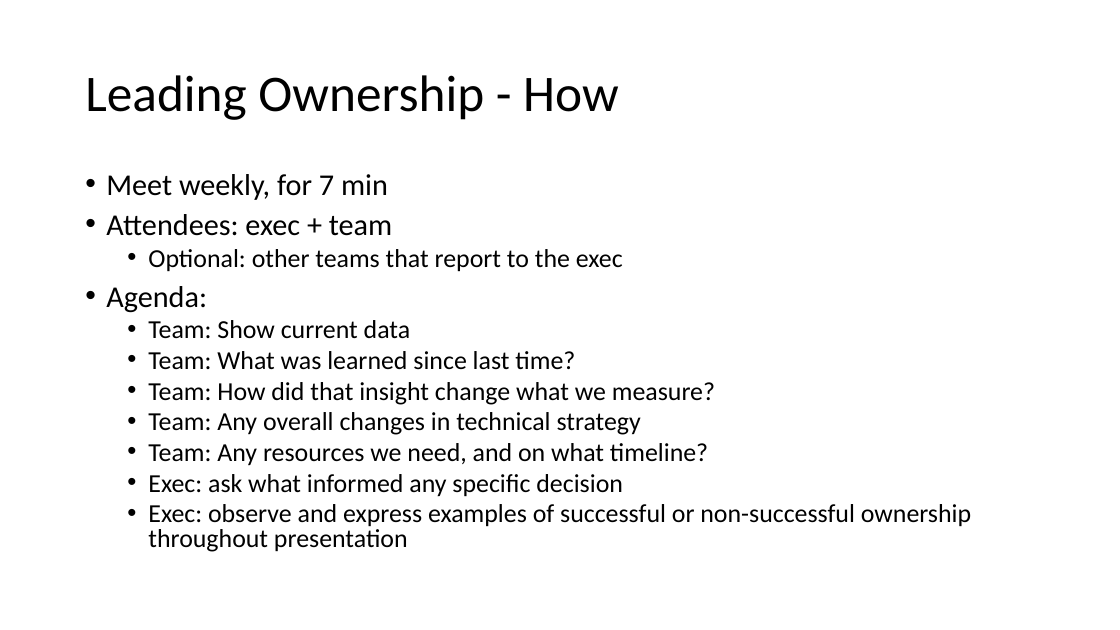
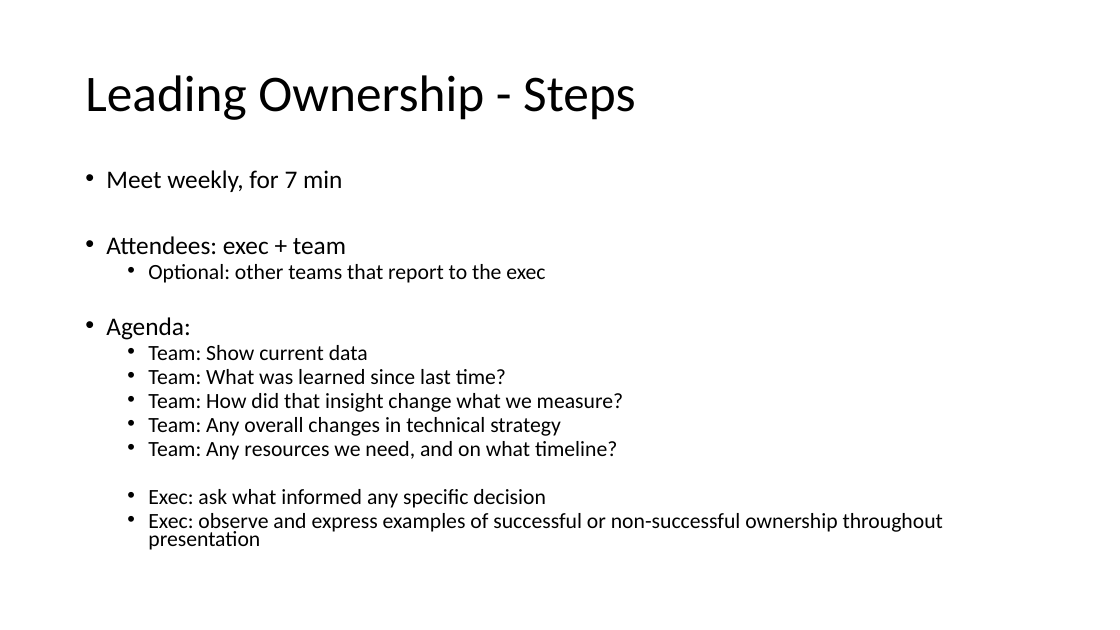
Before and after one commit to arlobelshee/Presentations, a slide deck: slide 29 of leading technical debt/gogo keynote - data-driven leadership to solve technical debt.pptx (slide 28 before the commit). Drawn at 1120x630 pixels with LibreOffice and Linux fonts; fonts in the diff are those of the drawing. Boxes give left, top, right and bottom in pixels: in the first picture for what was removed or moved away, otherwise in the second. Text is boxed around its words. In the diff, an @@ line names an element or a change of style, - is before the commit and + after.

Commit message:
A fit and finish pass for the text & content, and starting visualizations.

```diff
--- a/leading technical debt/gogo keynote - data-driven leadership to solve technical debt.pptx
+++ b/leading technical debt/gogo keynote - data-driven leadership to solve technical debt.pptx
@@ title at (x1=85, y1=75, x2=636, y2=120): text changed @@
-Leading Ownership - How
+Leading Ownership - Steps
@@ text "Meet weekly, for 7 min" at (x1=106, y1=170, x2=943, y2=550): size 25.9 to 21.7 pt in "Meet weekly, for 7 min", "Attendees: exec + team", "Agenda:"; size 22.2 to 18.6 pt in "Optional: other teams that report to the ...", "Team: Show current data", "Team: What was learned since last time?", "Team: How did that insight change what ..." and 4 more places; line spacing 0.8 to 0.7 @@
```
Also in this commit, not shown: 15 other slides changed, 6 slides added, 10 slides removed.
